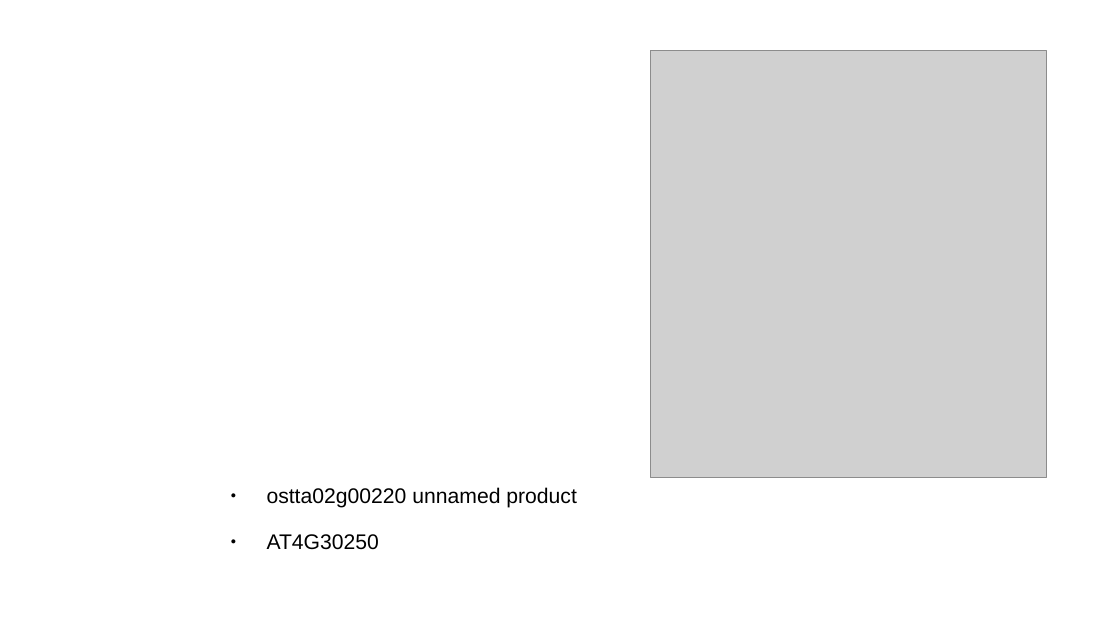
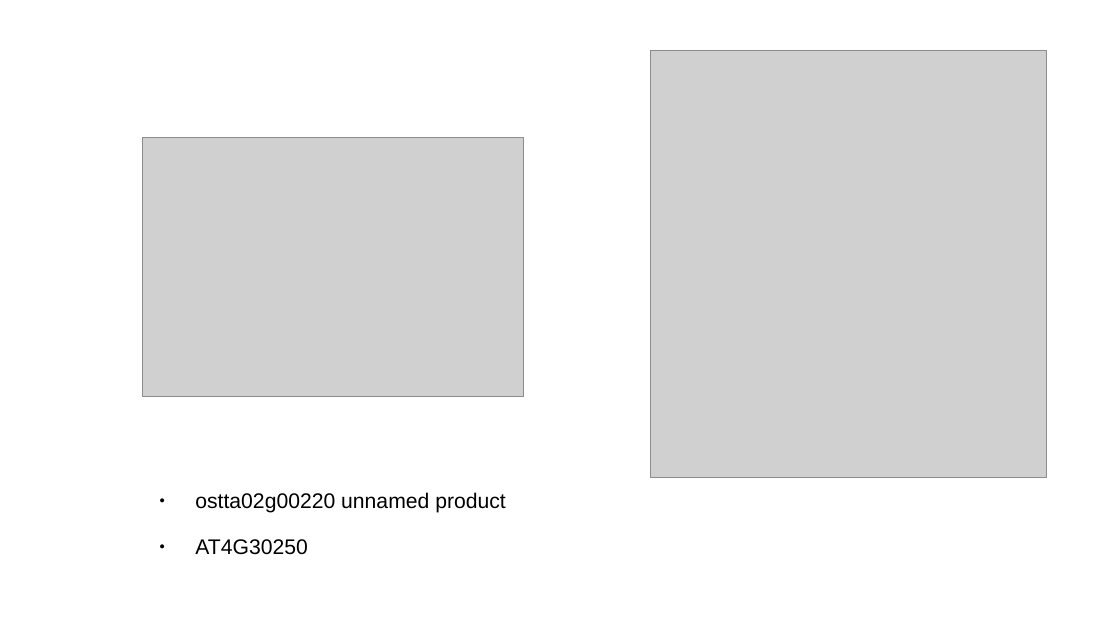
Before and after one commit to XristinaAr/ECTOR, a slide deck: slide 50 of presentations/presentation_k27.odp (slide 40 before the commit). Drawn at 1120x630 pixels with LibreOffice and Linux fonts; fonts in the diff are those of the drawing; grey boxes stand for pictures. Boxes give left, top, right and bottom in pixels: in the first picture for what was removed or moved away, otherwise in the second. Text is boxed around its words. In the diff, an @@ line names an element or a change of style, - is before the commit and + after.

```diff
--- a/presentations/presentation_k27.odp
+++ b/presentations/presentation_k27.odp
@@ picture added at box(142, 137, 524, 396) @@
@@ text "ostta02g00220 unnamed product": place and size @@
-text "ostta02g00220 unnamed product" at box(267, 487, 577, 550)
+text "ostta02g00220 unnamed product" at box(195, 492, 506, 555)
```
Also in this commit, not shown: 14 other slides changed, 4 slides added, 1 slide removed, 20 other files.
